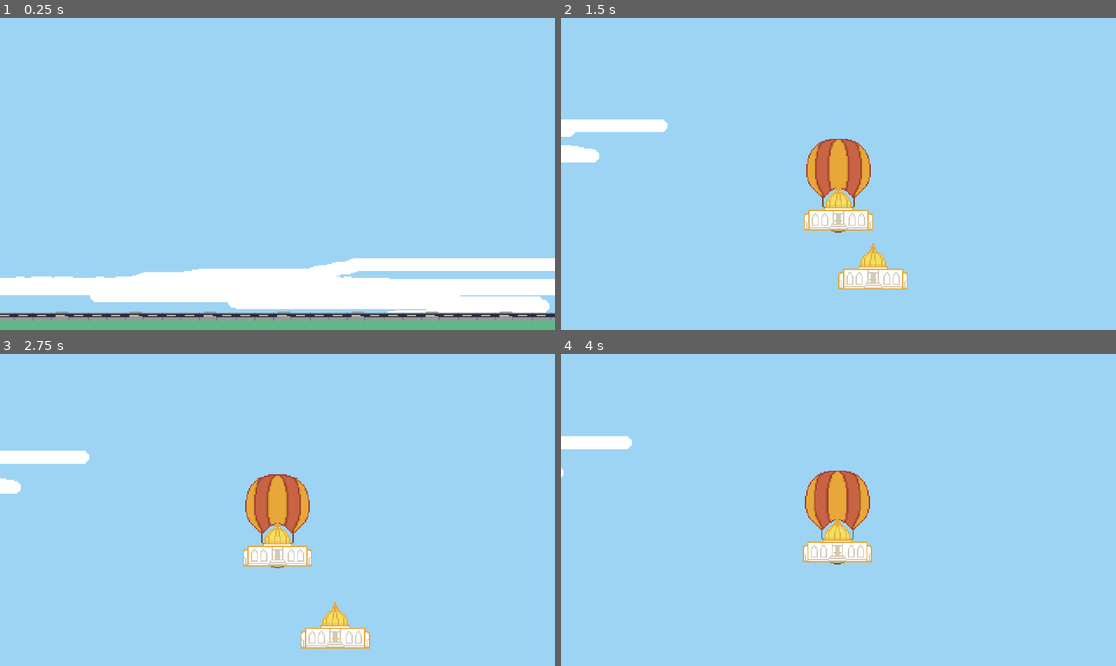
Above: before the commit, frames 1-4 (two rows, left to right).
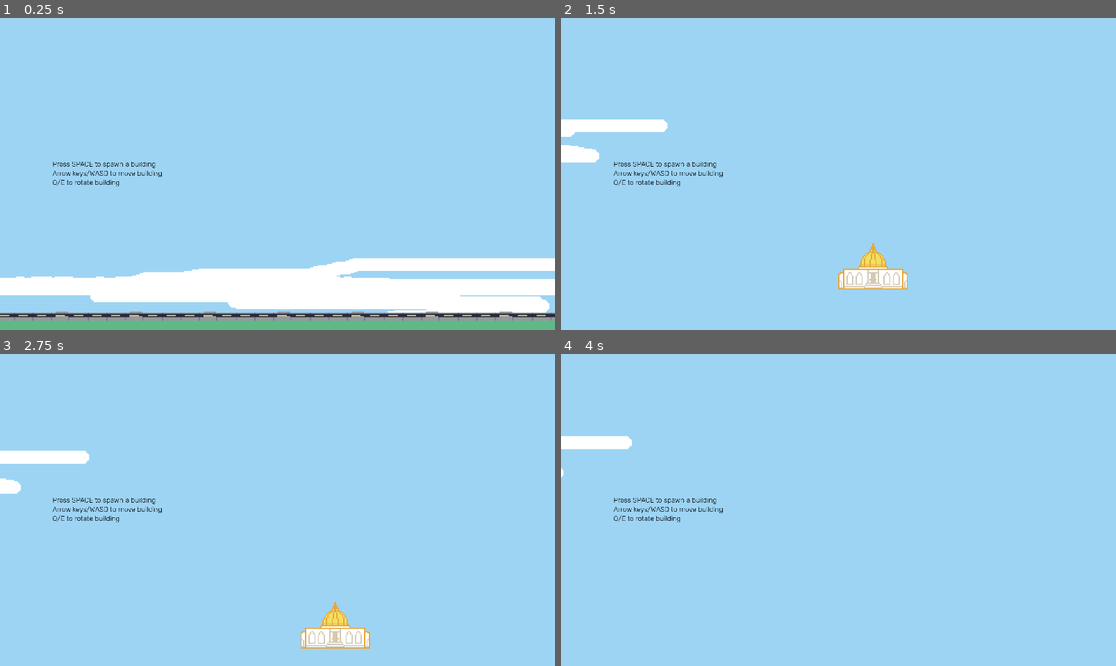
Above: after the commit, the same moments.

Repository: mondobe/TetraCity
Game: Godot game, scene res://scenes/main.tscn
Two runs of this game, one before a commit and one after it. Both use one fixed random seed, a clock stepped at 60 frames per second and the inputs below.
Inputs (mouse positions are in pixels of both pictures, inside the frame that each line leads up to):
- Up to frame 1 (0.25 s): no input
- Up to frame 2 (1.5 s): tap Space (test_create_building) at 0.5, 1.25, 1.35 s; move the mouse to (960, 158) at 0.52 s; hold D (move_right) 0.53-1.28 s; tap Tab (ui_focus_next) at 0.6 s; move the mouse to (727, 189) at 1.27 s; hold S (move_down) from 1.28 s (still down)
- Up to frame 3 (2.75 s): tap Tab (ui_focus_next) at 1.55, 2.1 s; tap Space (test_create_building) at 2 s; move the mouse to (333, 441) at 2.02 s; release S (move_down) at 2.03 s; hold D (move_right) from 2.03 s (still down)
- Up to frame 4 (4 s): tap Space (test_create_building) at 2.75, 3.5 s; move the mouse to (810, 572) at 2.77 s; release D (move_right) at 2.78 s; hold W (move_up) 2.78-3.53 s; tap Shift at 2.85 s; tap Tab (ui_focus_next) at 3.05, 3.6 s; move the mouse to (1005, 556) at 3.52 s; hold A (move_left) from 3.53 s (still down)

The runs differ from the first frame. In frame 1, 0.3% of the frame differs, in the area x 9-30%, y 46-55%; in frame 2, 3.1%; in frame 3, 3.1%; in frame 4, 3.2%, in the area x 9-57%, y 37-68%.

Commit message:
Add some basic tutorial UI
In a CanvasLayer!
...I always forget how to do UI

Diff:
--- a/project.godot
+++ b/project.godot
@@ -21,6 +21,10 @@
 window/size/viewport_height=1080
 window/size/mode=3
 window/stretch/scale_mode="integer"
+
+[gui]
+
+fonts/dynamic_fonts/use_oversampling=false
 
 [input]
 
--- a/scenes/gameplay/world.tscn
+++ b/scenes/gameplay/world.tscn
@@ -4,13 +4,17 @@
 [ext_resource type="Texture2D" uid="uid://datqvsx5xph6" path="res://sprites/environment/groundTop.png" id="2_l1lou"]
 [ext_resource type="Script" path="res://scripts/environment/effects/scrolling_clouds.gd" id="3_113pp"]
 [ext_resource type="Texture2D" uid="uid://b7xoss14ph6pv" path="res://sprites/environment/groundBottom.png" id="3_ku6pw"]
-[ext_resource type="Texture2D" uid="uid://djbgursymeoqt" path="res://sprites/test/balloon.png" id="4_a0q5s"]
-[ext_resource type="Texture2D" uid="uid://blrtmwevytseb" path="res://sprites/buildings/cityHall.png" id="5_yfyrq"]
 [ext_resource type="Texture2D" uid="uid://pllt5njnknbr" path="res://sprites/environment/clouds.png" id="6_24y6w"]
 [ext_resource type="Script" path="res://scripts/systems/building_grid/building_grid.gd" id="8_yumsi"]
 [ext_resource type="PackedScene" uid="uid://cmoks1w008liq" path="res://scenes/gameplay/building.tscn" id="9_teedr"]
 [ext_resource type="Resource" uid="uid://cbd8qt7xqw4v1" path="res://buildings/city_hall.tres" id="9_vkulm"]
+[ext_resource type="FontFile" uid="uid://c685qb4m7qjc" path="res://fonts/rubik.ttf" id="10_3w8xh"]
 [ext_resource type="Resource" uid="uid://bh0s6jhfgvuwv" path="res://buildings/apartment.tres" id="10_yj0rj"]
+
+[sub_resource type="LabelSettings" id="LabelSettings_mflm6"]
+font = ExtResource("10_3w8xh")
+font_size = 24
+font_color = Color(0, 0, 0, 1)
 
 [node name="World" type="Node2D"]
 
@@ -37,17 +41,6 @@
 region_enabled = true
 region_rect = Rect2(0, 0, 1024, 192)
 
-[node name="FakeBalloon" type="Node2D" parent="."]
-position = Vector2(0, -162)
-
-[node name="Balloon" type="Sprite2D" parent="FakeBalloon"]
-position = Vector2(0, -28)
-texture = ExtResource("4_a0q5s")
-
-[node name="CityHall" type="Sprite2D" parent="FakeBalloon"]
-position = Vector2(0, 1)
-texture = ExtResource("5_yfyrq")
-
 [node name="BackgroundEffects" type="Node2D" parent="."]
 
 [node name="ScrollingClouds" type="Sprite2D" parent="BackgroundEffects"]
@@ -67,3 +60,17 @@
 _test_blueprints = Array[Resource("res://scripts/systems/building_grid/building_blueprint.gd")]([ExtResource("10_yj0rj"), ExtResource("9_vkulm")])
 _initial_dimensions = Vector2i(14, 14)
 building = ExtResource("9_teedr")
+
+[node name="TempUILayer" type="CanvasLayer" parent="."]
+
+[node name="Tutorial" type="Label" parent="TempUILayer"]
+anchors_preset = -1
+offset_left = 182.0
+offset_top = 491.0
+offset_right = 354.0
+offset_bottom = 560.0
+text = "Press SPACE to spawn a building
+Arrow keys/WASD to move building
+Q/E to rotate building
+"
+label_settings = SubResource("LabelSettings_mflm6")
--- a/scripts/environment/moving_camera.gd
+++ b/scripts/environment/moving_camera.gd
@@ -1,38 +1,49 @@
 class_name MovingCamera
 extends Camera2D
 
-enum CameraModes { GROUND, SKY }
-
-const toggle_modes: Array[CameraModes] = [CameraModes.GROUND, CameraModes.SKY]
+enum CameraMode { GROUND, SKY }
 
 @export var speed: float
 @export var extent: float
 
 @export var sky_position: Vector2
 
-@onready var _camera_mode_index: int = 0
+@onready var _camera_mode: CameraMode
+@onready var locked = false
 
 # Called when the node enters the scene tree for the first time.
 func _ready() -> void:
 	pass # Replace with function body.
 
-
 # Called every frame. 'delta' is the elapsed time since the previous frame.
 func _process(delta: float) -> void:
 	if Input.is_action_just_pressed("ui_focus_next"):
-		_camera_mode_index = (_camera_mode_index + 1) % len(toggle_modes)
+		toggle_sky_and_ground_view()
 
 	var target_pos: Vector2
-	match camera_mode():
-		CameraModes.GROUND:
+	match get_camera_mode():
+		CameraMode.GROUND:
 			target_pos = get_global_mouse_position() - global_position
 			if target_pos.length() > extent:
 				target_pos = target_pos.normalized() * extent
-		CameraModes.SKY:
+		CameraMode.SKY:
 			target_pos = sky_position
 	var delta_pos = target_pos - global_position
 	translate(delta_pos * speed * delta)
 
+func toggle_sky_and_ground_view():
+	if _camera_mode == CameraMode.GROUND:
+		set_camera_mode_if_unlocked(CameraMode.SKY)
+	else:
+		set_camera_mode_if_unlocked(CameraMode.GROUND)
 
-func camera_mode() -> CameraModes:
-	return toggle_modes[_camera_mode_index]
+func get_camera_mode() -> CameraMode:
+	return _camera_mode
+
+func lock_to_camera_mode(mode: CameraMode) -> void:
+	_camera_mode = mode
+	locked = true
+
+func set_camera_mode_if_unlocked(new_mode: CameraMode) -> void:
+	if not locked:
+		_camera_mode = new_mode
Binary file added: fonts/rubik.ttf
Not shown, added: fonts/rubik.ttf.import
